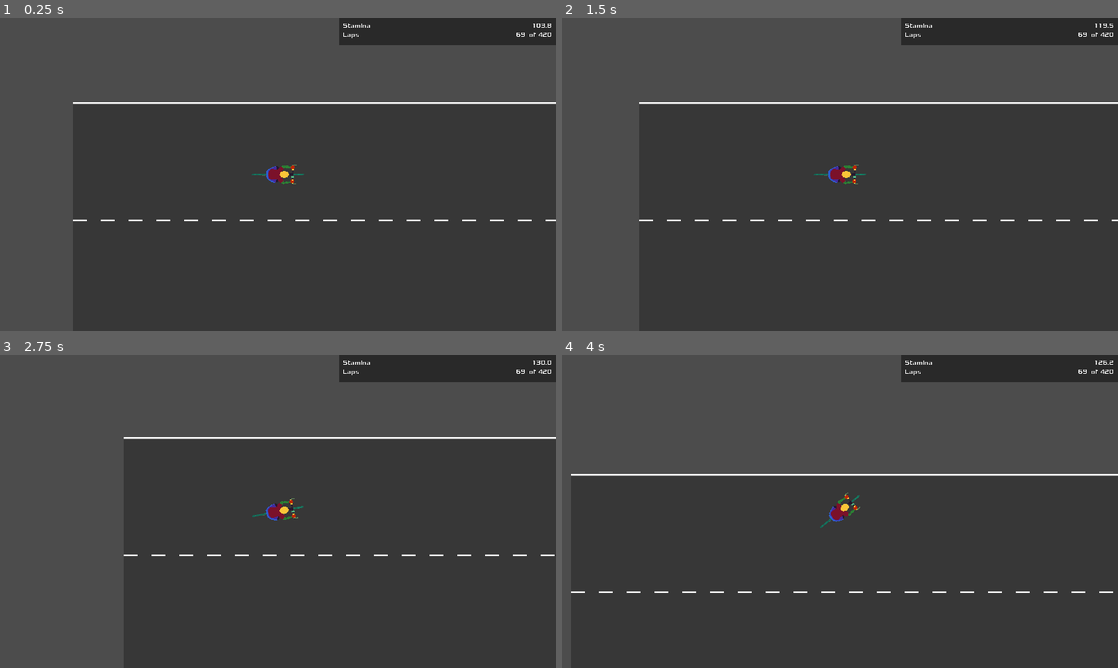
Above: before the commit, frames 1-4 (two rows, left to right).
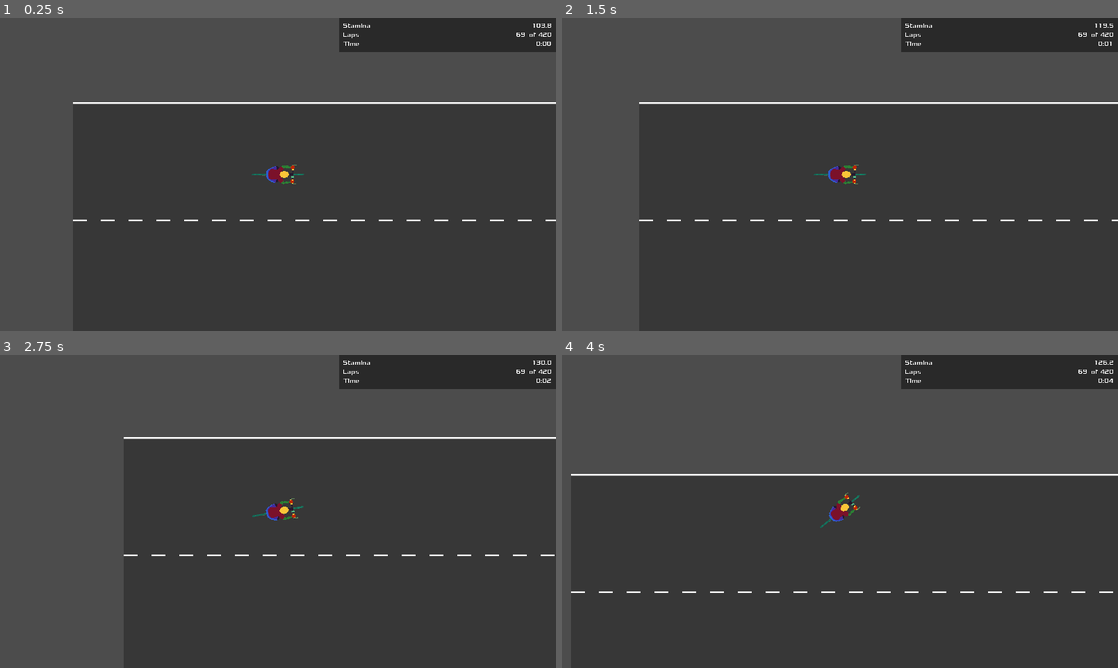
Above: after the commit, the same moments.

Repository: ivangoncharuk/Tour-de-Towson
Game: Godot game, scene res://Scenes/World/World.tscn
The game is run twice, just before and just after one commit, with the same random seed, the same clock (stepped at 60 frames per second) and the same inputs.
Inputs:
- Up to frame 1 (0.25 s): no input
- Up to frame 2 (1.5 s): hold D (steer_right) 0.53-1.28 s; tap Enter at 1.25 s; hold S (brake) from 1.28 s (still down)
- Up to frame 3 (2.75 s): release S (brake) at 2.03 s; hold D (steer_right) from 2.03 s (still down)
- Up to frame 4 (4 s): release D (steer_right) at 2.78 s; hold W (accelerate) 2.78-3.53 s; hold A (steer_left) from 3.53 s (still down)

The runs differ from the first frame. In frame 1, 0.9% of the frame differs, in the area x 61-100%, y 7-11%; in frame 2, 0.9%; in frame 3, 0.9%; in frame 4, 0.9%.

Commit message:
Timer Completed

Diff:
--- a/Scenes/PlayerHUD/PlayerHUD.tscn
+++ b/Scenes/PlayerHUD/PlayerHUD.tscn
@@ -1,7 +1,8 @@
-[gd_scene load_steps=4 format=2]
+[gd_scene load_steps=5 format=2]
 
 [ext_resource path="res://Scenes/PlayerHUD/PlayerHUD.gd" type="Script" id=1]
 [ext_resource path="res://font_x20.tres" type="DynamicFont" id=2]
+[ext_resource path="res://Scenes/PlayerHUD/Time.gd" type="Script" id=3]
 
 [sub_resource type="StyleBoxFlat" id=1]
 content_margin_left = 10.0
@@ -31,7 +32,7 @@
 margin_left = 10.0
 margin_top = 10.0
 margin_right = 490.0
-margin_bottom = 52.0
+margin_bottom = 75.0
 
 [node name="Speedometer" type="HBoxContainer" parent="Panel/VBoxContainer"]
 margin_right = 480.0
@@ -76,3 +77,27 @@
 margin_bottom = 19.0
 custom_fonts/font = ExtResource( 2 )
 text = "of 420"
+
+[node name="Timer" type="HBoxContainer" parent="Panel/VBoxContainer"]
+margin_top = 46.0
+margin_right = 480.0
+margin_bottom = 65.0
+
+[node name="Label" type="Label" parent="Panel/VBoxContainer/Timer"]
+margin_right = 476.0
+margin_bottom = 19.0
+size_flags_horizontal = 3
+custom_fonts/font = ExtResource( 2 )
+text = "Time"
+
+[node name="Time" type="Label" parent="Panel/VBoxContainer/Timer"]
+margin_left = 480.0
+margin_right = 480.0
+margin_bottom = 19.0
+custom_fonts/font = ExtResource( 2 )
+script = ExtResource( 3 )
+
+[node name="Timer" type="Timer" parent="Panel/VBoxContainer/Timer/Time"]
+autostart = true
+
+[connection signal="timeout" from="Panel/VBoxContainer/Timer/Time/Timer" to="Panel/VBoxContainer/Timer/Time" method="_on_Timer_timeout"]
--- /dev/null
+++ b/Scenes/PlayerHUD/Time.gd
@@ -0,0 +1,31 @@
+extends Label
+var seconds = 0
+var minutes = 0
+var str_seconds
+
+# Declare member variables here. Examples:
+# var a = 2
+# var b = "text"
+
+
+# Called when the node enters the scene tree for the first time.
+func _ready():
+	pass # Replace with function body.
+
+
+# Called every frame. 'delta' is the elapsed time since the previous frame.
+func _process(delta):
+	if seconds > 59:
+		minutes+=1
+	if seconds < 10:
+		str_seconds = "0" + str(seconds)
+	else:
+		str_seconds = str(seconds)
+	set_text(str(minutes) + ":" + str_seconds)
+	pass
+
+
+
+func _on_Timer_timeout():
+	seconds+=1
+	pass # Replace with function body.
--- a/project.godot
+++ b/project.godot
@@ -7,10 +7,6 @@
 ;   param=value ; assign values to parameters
 
 config_version=4
-
-_global_script_classes=[  ]
-_global_script_class_icons={
-}
 
 [application]
 
Empty file added: new_gdscript.gd
